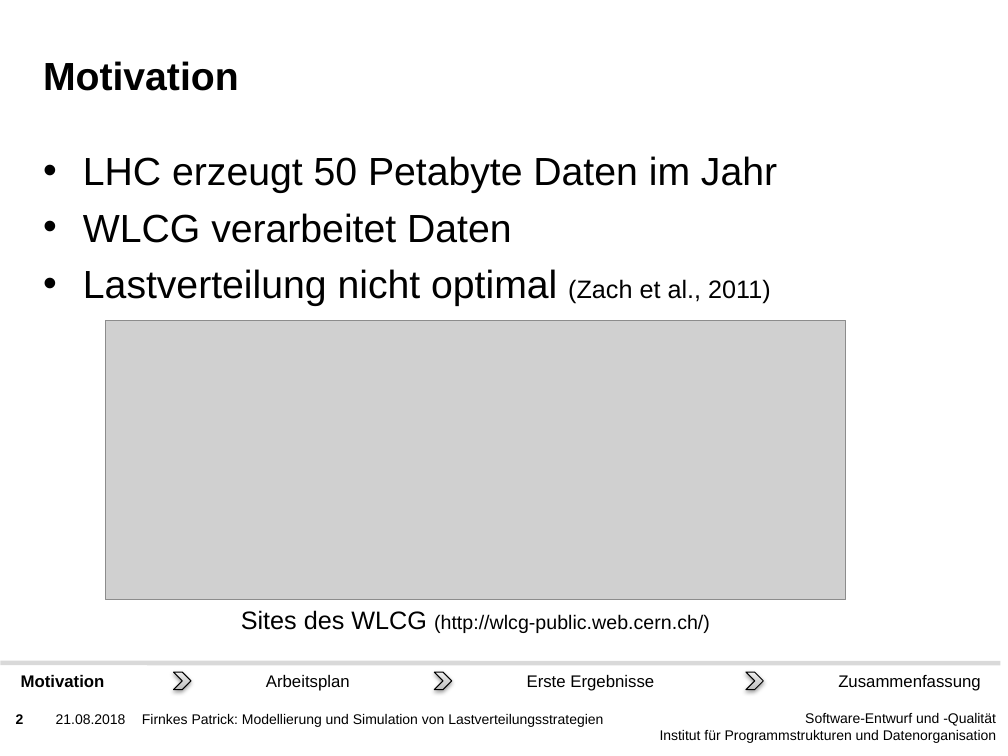
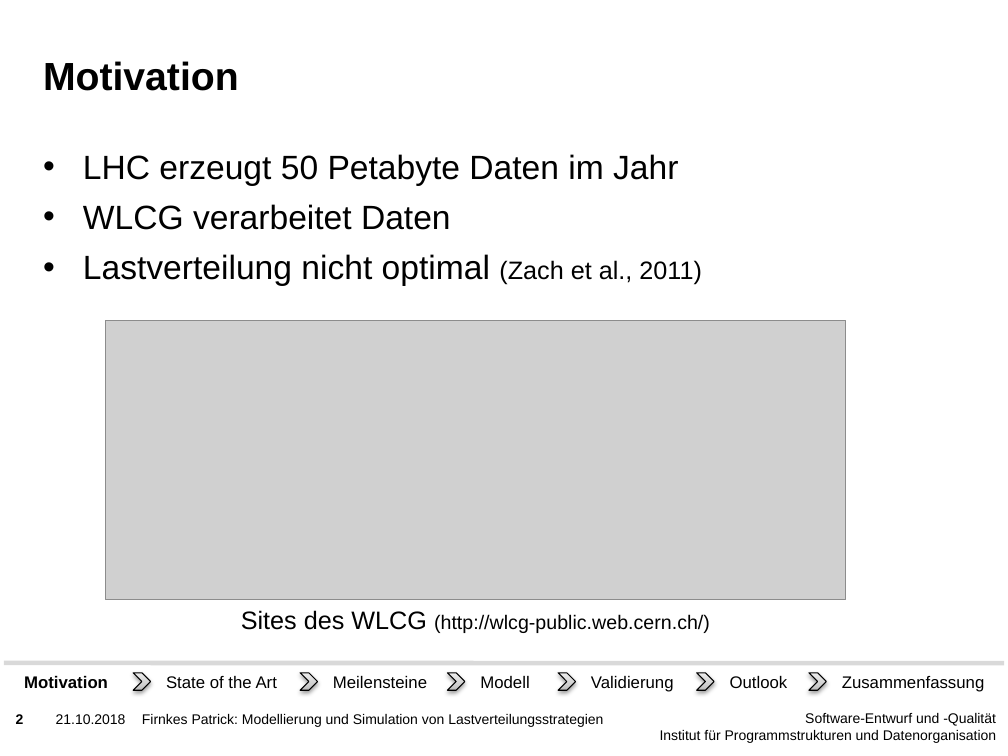
Before and after one commit to PatFirn/wlcg-loadbalancing, a slide deck: slide 2 of presentations/abschluss.pptx. Drawn at 1008x756 pixels with LibreOffice and Linux fonts; fonts in the diff are those of the drawing; grey boxes stand for pictures; background and template pictures are left out. Boxes give left, top, right and bottom in pixels: in the first picture for what was removed or moved away, otherwise in the second. Text is boxed around its words. In the diff, an @@ line names an element or a change of style, - is before the commit and + after.

```diff
--- a/presentations/abschluss.pptx
+++ b/presentations/abschluss.pptx
@@ text "LHC erzeugt 50 Petabyte Daten ..." at bbox=[83, 154, 702, 286]: size 28 to 24 pt in "LHC erzeugt 50 Petabyte Daten im Jahr", "WLCG verarbeitet Daten", "Lastverteilung nicht optimal" @@
@@ line moved from (0, 663) - (1001, 663) to (4, 663) - (1004, 663) @@
@@ chevron: place and size @@
-chevron at bbox=[173, 672, 191, 689]
+chevron at bbox=[133, 672, 150, 689]
@@ text at bbox=[166, 676, 277, 688]: text changed @@
-Arbeitsplan
+State of the Art
@@ chevron: place and size @@
-chevron at bbox=[434, 672, 452, 689]
+chevron at bbox=[300, 672, 318, 689]
@@ group added at bbox=[333, 672, 827, 692]: 4 texts, 3 chevrons @@
+Meilensteine
+Modell
+Validierung
+Outlook
@@ text removed at bbox=[527, 675, 654, 691] @@
-Erste Ergebnisse
@@ chevron: place and size @@
-chevron at bbox=[746, 672, 763, 689]
+chevron at bbox=[558, 672, 576, 689]
@@ text "Zusammenfassung": place and size @@
-text "Zusammenfassung" at bbox=[838, 675, 981, 691]
+text "Zusammenfassung" at bbox=[842, 676, 985, 692]
@@ text at bbox=[56, 714, 126, 724]: text changed @@
-21.08.2018
+21.10.2018
```
Also in this commit, not shown: 25 other slides changed, 7 slides added, 8 slides removed.
